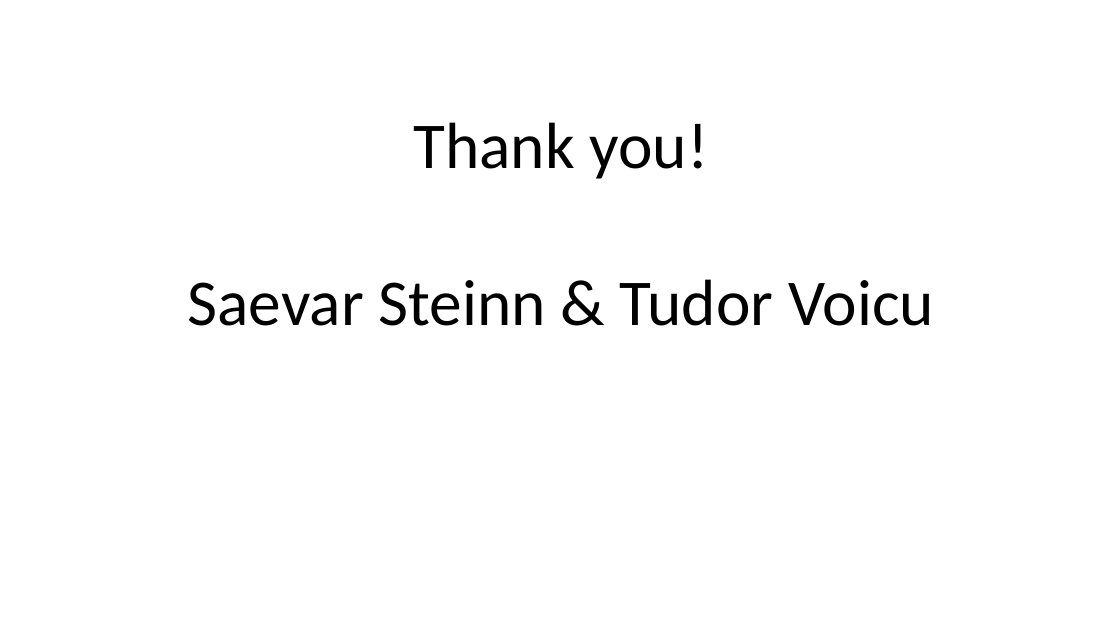
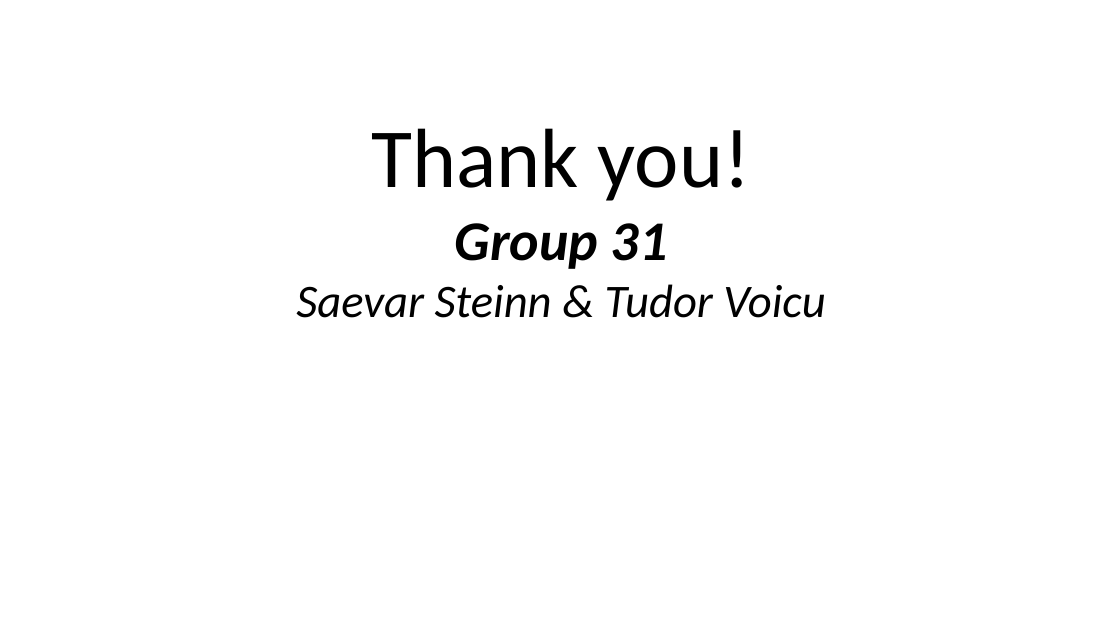
Before and after one commit to saevars/DV, a slide deck: slide 10 of Final/Presentation/Data Visualization Final.pptx. Drawn at 1120x630 pixels with LibreOffice and Linux fonts; fonts in the diff are those of the drawing. Boxes give left, top, right and bottom in pixels: in the first picture for what was removed or moved away, otherwise in the second. Text is boxed around its words. In the diff, an @@ line names an element or a change of style, - is before the commit and + after.

```diff
--- a/Final/Presentation/Data Visualization Final.pptx
+++ b/Final/Presentation/Data Visualization Final.pptx
@@ text at bbox=[296, 128, 825, 318]: size 56 to 72 pt in "Thank you!"; size 56 to 40 pt, italic on in "Saevar Steinn & Tudor Voicu" @@
@@ text at bbox=[454, 223, 668, 269]: paragraph added @@
+Group 31
```
Also in this commit, not shown: 2 other slides changed, 1 other file.
